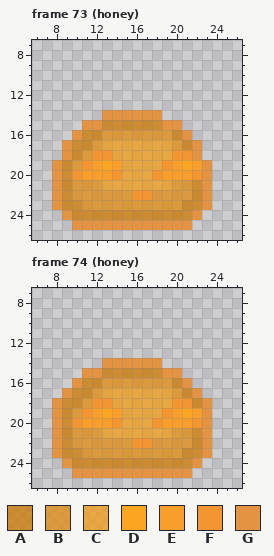
Pixel-art file, stored at Assets/Art/NPCs/sweet slimes.aseprite. Above, as it was before the edit.
32x32 pixels, 75 frames. Colours within 5 levels of each other are drawn and written as one. Shown: frame 73 (honey): x 6..26, y 7..26; frame 74 (honey): x 6..26, y 7..26. The commit also changed other frames, which this record leaves out.
Visible layers, top first: "hat", "other accessory", "face & outline", "jelly", "core".
Palette (. is transparent): A #cb7e12d2  B #df8f1fd2  C #ec9f23d2  D #fca523  E #f79e2b  F #f39531  G #e39341
Pixels before, frame 73 (honey), first column x 8:
14 .....GGGGGG.....
15 ...GGAAAAAAGG...
16 ..GAABBBBBBBAG..
17 .GAABCCCCCCCBAG.
18 .GABFFCCCCCCFFG.
19 GABFEDECCCCFEDEG
20 GAFEEEFCCCFEEEFG
21 GABBBCCCCCCCBBAG
22 GABBBBBBFFBBBBAG
23 GAABBBBBBBBBBAAG
24 .GAAAAAAAAAAAAG.
25 ..GGGGGGGGGGGG..
Pixels before, frame 74 (honey), first column x 8:
14 .....GGGGGG.....
15 ...GGAAAAAAGG...
16 ..GAABBBBBBBAG..
17 .GAABCCCCCCCBAG.
18 GAABFFCCCCCCFFAG
19 GABFEDECCCCFEDEG
20 GAFEEEFCCCFEEEFG
21 GABBBCCCCCCCBBAG
22 GABBBBBBFFBBBBAG
23 GAABBBBBBBBBBAAG
24 .GAAAAAAAAAAAAG.
25 ..GGGGGGGGGGGG..
Now the later version:
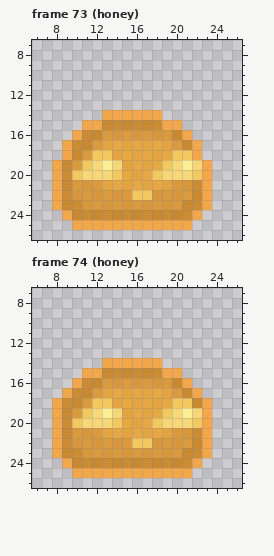
What changed:
colour D: #fca523 -> #fcef90
colour E: #f79e2b -> #f7d777
colour F: #f39531 -> #f3c85c
colour G: #e39341 -> #f4a749
Boxes around the changes in both pictures, in picture pixels (x1, y1, x2, y2):
changed: (52, 110, 212, 230)
changed: (52, 358, 212, 478)
